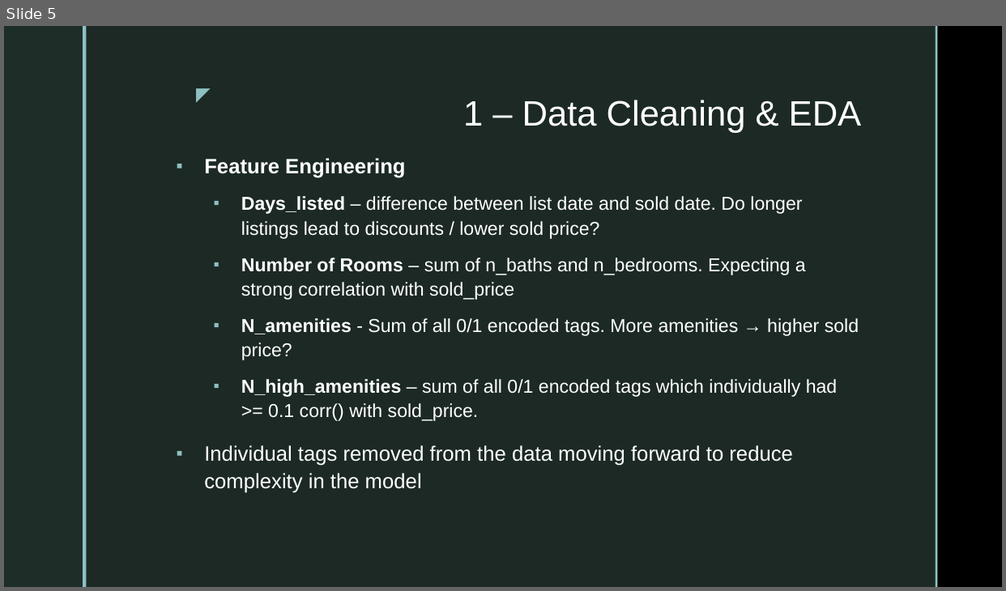
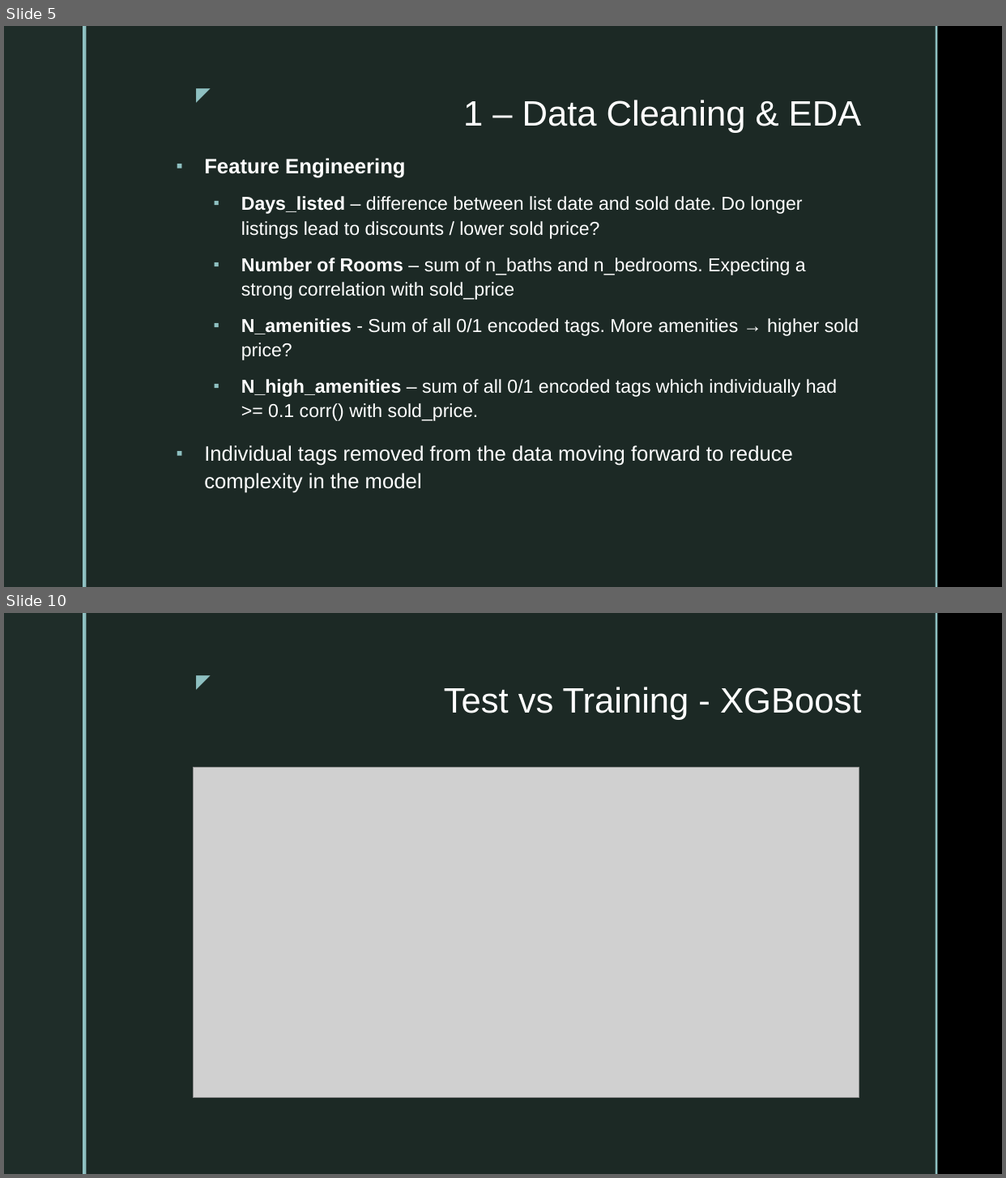
Before and after one commit to tjjdoherty/tdsf-house-prices-midterm, a slide deck: tdsf-midterm-prez.pptx. Shown one above the other, each under a label of ours: slide 5 before the commit, slides 5 and 10 after it; the slides between them are not shown. The pictures are 1006x591 and 1006x1178 pixels, drawn with LibreOffice and Linux fonts; fonts in the diff are those of the drawing; grey boxes stand for pictures; background and template pictures are left out. Boxes give left, top, right and bottom in pixels: in the first picture for what was removed or moved away, otherwise in the second. Text is boxed around its words. In the diff, an @@ line names an element or a change of style, - is before the commit and + after.

```diff
--- a/tdsf-midterm-prez.pptx
+++ b/tdsf-midterm-prez.pptx
@@ slide 10 added at (x1=4, y1=613, x2=1002, y2=1174), background picture (left out); not listed: 5 template elements that a slide beside it also shows @@
@@ title added at (x1=444, y1=687, x2=861, y2=720), 34 pt, text #FFFFFF @@
+Test vs Training - XGBoost
@@ picture added at (x1=194, y1=767, x2=859, y2=1098) @@
```
Also in this commit, not shown: 3 slides changed, 4 other slides added, 2 slides removed, 1 other file.
